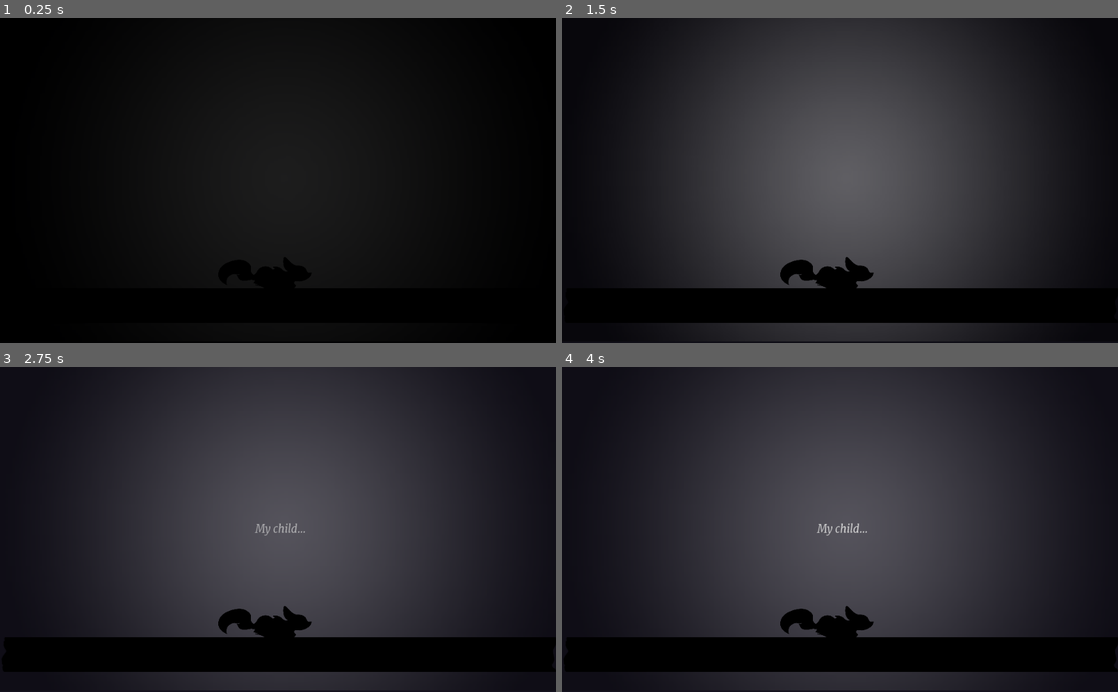
Above: before the commit, frames 1-4 (two rows, left to right).
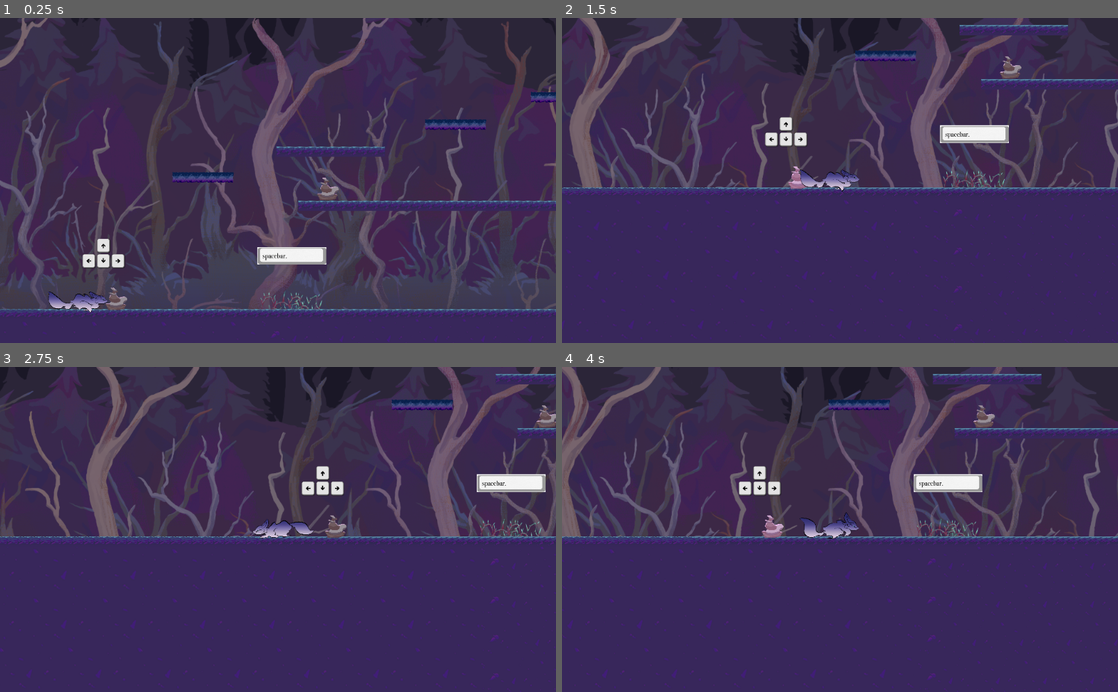
Above: after the commit, the same moments.

Repository: yeetables/Gami
Game: Godot game, scene res://Scenes/World2.tscn
The game is run twice, just before and just after one commit, with the same random seed, the same clock (stepped at 60 frames per second) and the same inputs. Before the commit the project starts from res://Scenes/Intro.tscn. The engine's default icon, where the game draws it, is replaced by a stand-in: a white triangle on a blue panel in a dark square.
Inputs (mouse positions are in pixels of both pictures, inside the frame that each line leads up to):
- Up to frame 1 (0.25 s): no input
- Up to frame 2 (1.5 s): tap R at 0.5 s; move the mouse to (962, 164) at 0.52 s; hold R 0.53-1.28 s; hold D (ui_right) from 0.53 s (still down); click (962, 164) at 0.67 s; tap 1 at 0.8, 1.35 s; move the mouse to (728, 196) at 1.27 s
- Up to frame 3 (2.75 s): tap 2 at 1.55 s; tap R at 2 s; move the mouse to (333, 458) at 2.02 s; release D (ui_right) at 2.03 s; hold A (ui_left) from 2.03 s (still down); hold 2 from 2.03 s (still down); tap 3 at 2.3 s
- Up to frame 4 (4 s): tap R at 2.75, 3.05, 3.5 s; move the mouse to (812, 594) at 2.77 s; release A (ui_left) at 2.78 s; release 2 at 2.78 s; hold D (ui_right) from 2.78 s (still down); tap 3 at 2.85 s; click (812, 594) at 2.92 s; move the mouse to (1006, 578) at 3.52 s; hold 1 from 3.53 s (still down); tap Space (space) at 3.6 s

The runs differ from the first frame. In frame 1, 99% of the frame differs, in the area x 0-100%, y 0-100%; in frame 2, 89%; in frame 3, 81%; in frame 4, 83%.

Commit message:
added respawn button, fixed some sprites

Diff:
--- a/src/Scenes/World2.tscn
+++ b/src/Scenes/World2.tscn
@@ -21,12 +21,17 @@
 [ext_resource path="res://Assets/Sprites/Objects/Background/Parallax BG/PARALLAX-AAA-2.png" type="Texture" id=19]
 [ext_resource path="res://Assets/Sprites/Objects/Background/Parallax BG/PARALLAX-AAA-3.png" type="Texture" id=20]
 [ext_resource path="res://Assets/Sprites/Objects/Background/Parallax BG/PARALLAX-AAA-4.png" type="Texture" id=21]
+[ext_resource path="res://Assets/merriweather.regular.ttf" type="DynamicFontData" id=22]
 
 [sub_resource type="RectangleShape2D" id=1]
 extents = Vector2( 560, 1636.9 )
 
 [sub_resource type="RectangleShape2D" id=2]
 extents = Vector2( 680, 1550 )
+
+[sub_resource type="DynamicFont" id=3]
+size = 20
+font_data = ExtResource( 22 )
 
 [node name="World" type="Node2D"]
 script = ExtResource( 1 )
@@ -167,7 +172,6 @@
 scale = Vector2( 3.07714, 0.639072 )
 
 [node name="crumbles" type="Node2D" parent="Obstacls"]
-editor/display_folded = true
 
 [node name="crumbling18" parent="Obstacls/crumbles" instance=ExtResource( 12 )]
 position = Vector2( 1230.36, 31.7924 )
@@ -214,10 +218,9 @@
 position = Vector2( 2077.21, -123.11 )
 
 [node name="Rocks" type="Node2D" parent="Obstacls"]
-editor/display_folded = true
 
 [node name="rock1" parent="Obstacls/Rocks" instance=ExtResource( 14 )]
-position = Vector2( 2130.1, -880 )
+position = Vector2( 2130.1, -884.5 )
 
 [node name="FLOOR" type="Node2D" parent="."]
 position = Vector2( -476.253, 594.312 )
@@ -350,3 +353,13 @@
 texture = ExtResource( 21 )
 centered = false
 offset = Vector2( 0, -120 )
+
+[node name="HUD" type="CanvasLayer" parent="."]
+
+[node name="Label" type="Label" parent="HUD"]
+margin_left = 15.7
+margin_top = -340.0
+margin_right = 218.7
+margin_bottom = -309.0
+custom_fonts/font = SubResource( 3 )
+text = "Press 'R' to respawn"
--- a/src/Scenes/fallRocks/Rock.tscn
+++ b/src/Scenes/fallRocks/Rock.tscn
@@ -4,38 +4,15 @@
 [ext_resource path="res://Assets/Sprites/Objects/Background/Other/rock1.png" type="Texture" id=2]
 
 [node name="rock" type="RigidBody2D"]
-
-input_pickable = false
-collision_layer = 1
-collision_mask = 1
-mode = 0
-mass = 1.0
-friction = 1.0
-bounce = 0.0
-gravity_scale = 1.0
-custom_integrator = false
-continuous_cd = 0
 contacts_reported = 1
 contact_monitor = true
-sleeping = false
-can_sleep = true
-linear_velocity = Vector2( 0, 0 )
-linear_damp = -1.0
-angular_velocity = 0.0
-angular_damp = -1.0
 script = ExtResource( 1 )
-_sections_unfolded = [ "Linear" ]
 
-[node name="Sprite" type="Sprite" parent="." index="0"]
-
+[node name="Sprite" type="Sprite" parent="."]
 scale = Vector2( 0.2, 0.2 )
 texture = ExtResource( 2 )
-_sections_unfolded = [ "Transform" ]
 
-[node name="CollisionPolygon2D" type="CollisionPolygon2D" parent="." index="1"]
-
-build_mode = 0
+[node name="CollisionPolygon2D" type="CollisionPolygon2D" parent="."]
 polygon = PoolVector2Array( -0.211525, -23.5337, -2.2121, -22.7643, -18.4476, -13.9925, -21.6792, -12.5305, -22.9104, - …(474 unchanged characters)…
-_sections_unfolded = [ "Transform", "Z Index" ]
 
 [connection signal="body_entered" from="." to="." method="_on_rock_body_entered"]
--- a/src/Scenes/moutain.tscn
+++ b/src/Scenes/moutain.tscn
@@ -124,8 +124,10 @@
 position = Vector2( 1983.68, -1413.9 )
 
 [node name="Obstacls" type="Node2D" parent="."]
+editor/display_folded = true
 
 [node name="Spikes" type="Node2D" parent="Obstacls"]
+editor/display_folded = true
 visible = false
 z_index = -1
 
@@ -289,6 +291,7 @@
 position = Vector2( 1659.33, -1842.75 )
 
 [node name="FLOOR" type="Node2D" parent="."]
+editor/display_folded = true
 position = Vector2( -476.253, 594.312 )
 
 [node name="Sprite" type="Sprite" parent="FLOOR"]
@@ -348,6 +351,7 @@
 shape = SubResource( 2 )
 
 [node name="mountain para" type="ParallaxBackground" parent="."]
+editor/display_folded = true
 layer = -15
 offset = Vector2( 0, -200 )
 transform = Transform2D( 1, 0, 0, 1, 0, -200 )
--- a/src/Scripts/Player.gd
+++ b/src/Scripts/Player.gd
@@ -67,24 +67,8 @@
 	# timer code done
 	###################################################################################################
 
-	if Input.is_key_pressed(KEY_1):
-		MAX_SPEED = 450
-		jforce = 650
-#		ACC = 6
-		print("1st gear")
-	elif Input.is_key_pressed(KEY_2):
-		MAX_SPEED = 600
-		jforce = 530
-#		ACC = 8
-		print("2nd gear")
-	elif Input.is_key_pressed(KEY_3):
-		MAX_SPEED = 625
-		jforce = 700 #Should be 560
-#		ACC = 10
-		print("3rd gear")
-	else:
-		pass
-
+	if Input.is_key_pressed(KEY_R):
+		respawn()
 
 	if Input.is_action_pressed("ui_right"):
 		$Basic.set_flip_h(false)
@@ -220,6 +204,9 @@
 	dash = false
 	second_dash = true
 
+func respawn():
+	Global.respawn_player()
+
 func _ready():
 	# Called when the node is added to the scene for the first time.
 	# Initialization here
--- a/src/project.godot
+++ b/src/project.godot
@@ -16,7 +16,7 @@
 [application]
 
 config/name="Gami"
-run/main_scene="res://Scenes/Intro.tscn"
+run/main_scene="res://Scenes/World2.tscn"
 config/icon="res://icon.png"
 
 [autoload]
Binary file added: src/Assets/Sprites/keyboard_key_c.png
Not shown, added: src/Assets/Sprites/keyboard_key_c.png.import
Binary file added: src/Assets/Sprites/keyboard_key_r.png
Not shown, added: src/Assets/Sprites/keyboard_key_r.png.import
Not shown: 1 places in src/Scenes/World2.tscn that only renumber resources
